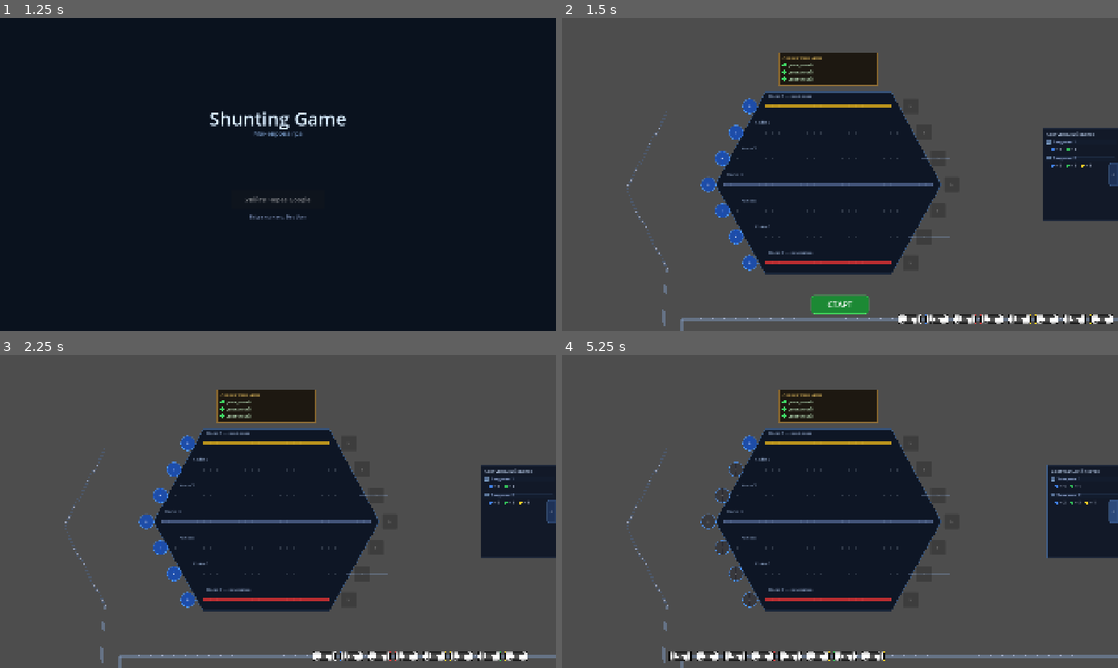
Above: before the commit, frames 1-4 (two rows, left to right).
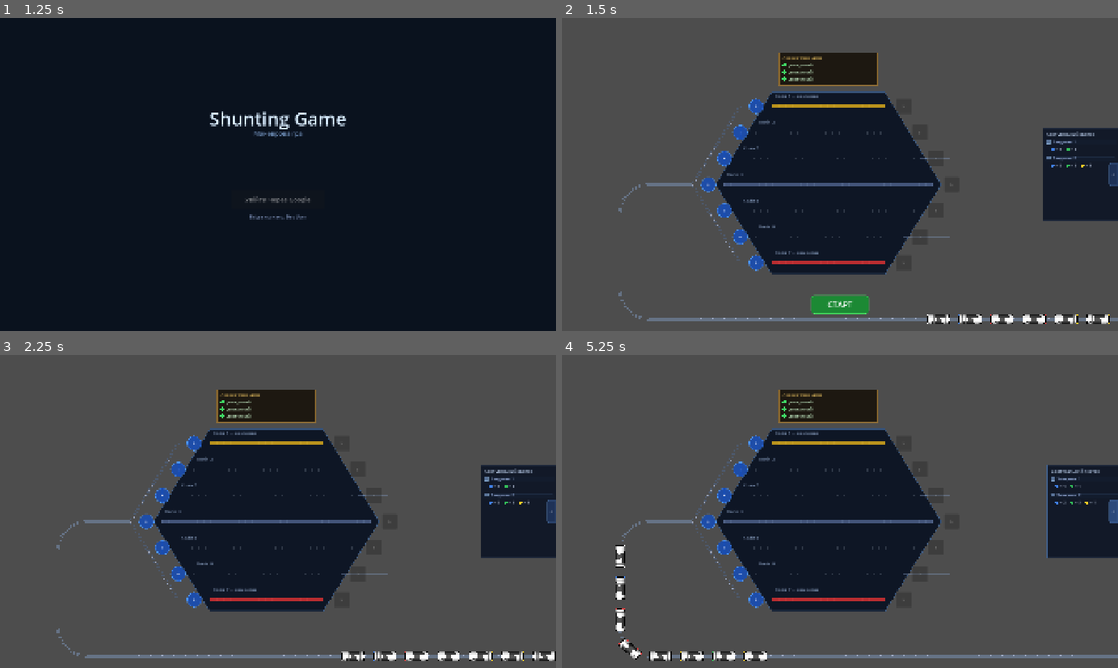
Above: after the commit, the same moments.

Repository: Fenimors99/shunting-game
Game: Godot game, scene res://scenes/LoginScreen.tscn
Same seed, same stepped clock (60 frames per second), same inputs: the game is played once before the commit and once after it.
Inputs:
- Up to frame 1 (1.25 s): click "Увійти через Google" at 0.5 s
- Up to frame 2 (1.5 s): tap Enter at 1.25 s
- Up to frame 3 (2.25 s): click "СТАРТ" at 2 s
- Up to frame 4 (5.25 s): click "+" at 2.75 s; click "+" at 3.5 s; click "<" at 4.25 s; click ">" at 5 s

Frame 1 is identical in both runs. In frame 2, 3.1% of the frame differs, in the area x 10-100%, y 23-100%; in frame 3, 3.2%; in frame 4, 3.8%, in the area x 9-69%, y 23-100%.

Commit message:
refactor(queue): L-arc path, wagon rotation, fix premature dequeue
- Replace bezier arc with clean L-shape (two quarter-circles + vertical)
- Wagon rotation now follows path tangent in queue and track animation
- Fix: front wagon stays in _wagons until assigned (prevents phantom spawn)
- unblock() now handles reparent; _rotation_at_dist() added to Queue
- WAGON_GAP 95→110 to prevent overlap on curved sections
- Remove dead QUEUE_ARC_X, ENTRY_ARC_DEPTH, _cubic_bezier_pts
- Rename get_tail_global_x → get_tail_x

Diff:
--- a/scripts/GameScreen.gd
+++ b/scripts/GameScreen.gd
@@ -7,10 +7,12 @@
 @onready var task_panel:         TaskPanel   = $TaskPanel
 @onready var task_toggle_button: Button      = $TaskToggleButton
 
+# Вагон, що стоїть в центральній точці і чекає призначення на колію
+var _wagon_at_center: Wagon = null
+
 func _ready() -> void:
 	queue.position.y = Layout.QUEUE_Y
-	queue.wagon_entered_track.connect(_on_wagon_entered_track)
-	queue.queue_blocked.connect(_on_queue_blocked)
+	queue.wagon_at_center.connect(_on_wagon_at_center)
 	queue.queue_unblocked.connect(_on_queue_unblocked)
 	station.track_entry_tapped.connect(_on_track_entry_tapped)
 	station.track_exit_tapped.connect(_on_track_exit_tapped)
@@ -29,6 +31,15 @@
 
 func _on_all_tasks_completed() -> void:
 	get_tree().change_scene_to_file("res://scenes/VictoryScreen.tscn")
+
+# Вагон доїхав до центру по кривій черзі — чекає призначення на колію
+func _on_wagon_at_center(wagon: Wagon) -> void:
+	_wagon_at_center = wagon
+	wagon.start_blocking()
+	station.set_entry_filter(wagon.wagon_type)
+
+func _on_queue_unblocked() -> void:
+	station.clear_entry_filter()
 
 func _create_start_button() -> void:
 	var btn := Button.new()
@@ -63,25 +74,19 @@
 	btn.queue_free()
 	queue.start()
 
-func _on_queue_blocked(wagon: Wagon) -> void:
-	station.set_entry_filter(wagon.wagon_type)
-
-func _on_queue_unblocked() -> void:
-	station.clear_entry_filter()
-
 func _on_track_entry_tapped(track_index: int) -> void:
-	if not queue.is_blocked():
+	if _wagon_at_center == null:
 		return
 	if station.is_track_full(track_index):
 		return
-	var wagon := queue.get_front_wagon()
-	if wagon and not Layout.is_wagon_compatible(wagon.wagon_type, track_index):
+	if not Layout.is_wagon_compatible(_wagon_at_center.wagon_type, track_index):
 		return
-	queue.resolve_block(track_index)
-
-func _on_wagon_entered_track(wagon: Wagon, track_index: int) -> void:
+	var wagon := _wagon_at_center
+	_wagon_at_center = null
+	wagon.stop_blocking()
+	queue.unblock()
 	var slot: int = station.reserve_slot(track_index)
-	var path := Layout.get_entry_path(track_index, slot)
+	var path := Layout.get_track_path_from_center(track_index, slot)
 	_animate_along_path(wagon, path, func():
 		wagon.rotation = 0.0
 		station.place_wagon(wagon, track_index, slot)
@@ -105,6 +110,9 @@
 				var seg_len := cumul[i] - cumul[i - 1]
 				var seg_t   := 0.0 if seg_len < 0.001 else (d - cumul[i - 1]) / seg_len
 				wagon.position = path[i - 1].lerp(path[i], clampf(seg_t, 0.0, 1.0))
+				var seg_dir := path[i] - path[i - 1]
+				if seg_dir.length_squared() > 0.0001:
+					wagon.rotation = seg_dir.angle()
 				break,
 		0.0, 1.0, total / Layout.SPEED
 	)
@@ -139,7 +147,7 @@
 		tween.tween_callback(wagon.queue_free)
 
 func _return_to_queue(wagons: Array) -> void:
-	var base_x := queue.get_tail_global_x() + Layout.WAGON_GAP
+	var base_x := queue.get_tail_x() + Layout.WAGON_GAP
 	for i in wagons.size():
 		var wagon: Wagon = wagons[i]
 		var dest := Vector2(base_x + i * Layout.WAGON_GAP, Layout.QUEUE_Y)
--- a/scripts/Layout.gd
+++ b/scripts/Layout.gd
@@ -7,10 +7,9 @@
 const JUNCTION_X    := 240.0
 const QUEUE_Y       := 1039.0
 # Вертикальна розподільна рейка
-const DIST_RAIL_X   := 220.0
-# Де горизонтальна черга закінчується і починається дуга вгору
-# = DIST_RAIL_X + (QUEUE_Y - track_7_y), щоб дуга була рівномірною
-const QUEUE_ARC_X   := DIST_RAIL_X + QUEUE_Y - (TRACK_TOP + (TRACK_COUNT - 1) * TRACK_SPACING)
+const DIST_RAIL_X   := 450.0
+# Центральна колія (trunk) — Колія 4 (індекс 1-based)
+const CENTER_TRACK  := 4
 
 const STATION_LEFT  := 560.0
 const STATION_RIGHT := 1280.0
@@ -21,10 +20,15 @@
 const SPEED := 440.0
 
 # Відстань між центрами вагонів
-const WAGON_GAP := 95.0
+const WAGON_GAP := 110.0
 
 # Скільки вагонів видно знизу одразу
 const QUEUE_VISIBLE_LIMIT := 8
+
+# X де горизонтальна черга закінчується і починається L-поворот
+const QUEUE_STOP_X := 200.0
+# Радіус заокруглення кутів L-повороту
+const QUEUE_ARC_R  := 100.0
 
 # Раз на скільки секунд випускається новий вагон із-за екрана
 const QUEUE_SPAWN_INTERVAL := 1.0
@@ -38,9 +42,6 @@
 # Місткості колій — симетричний шестикутник навколо центральної колії
 const TRACK_CAPACITIES   := { 1: 4, 2: 5, 3: 6, 4: 7, 5: 6, 6: 5, 7: 4 }
 const MAX_TRACK_CAPACITY := 7   # місткість центральної (найдовшої) колії
-
-# Глибина петлі вхідної дуги нижче QUEUE_Y
-const ENTRY_ARC_DEPTH := 350.0
 
 static func get_track_y(track_index: int) -> float:
 	return TRACK_TOP + (track_index - 1) * TRACK_SPACING
@@ -58,31 +59,60 @@
 	var cap_diff := float(MAX_TRACK_CAPACITY - get_track_capacity(track_index))
 	return DIST_RAIL_X + (cap_diff / 2.0) * WAGON_GAP
 
-# Нижня точка розподільної рейки (колія 7)
-static func get_dist_rail_bottom() -> Vector2:
-	return Vector2(get_dist_rail_x(TRACK_COUNT), get_track_y(TRACK_COUNT) + 20.0)
+# Точка входу в центральну колію (trunk) — куди приходить дуга з черги.
+static func get_center_entry_point() -> Vector2:
+	return Vector2(get_dist_rail_x(CENTER_TRACK), get_track_y(CENTER_TRACK))
 
-# Масив точок вхідної дуги (черга → низ розподільної рейки)
-static func get_entry_arc(steps: int = 48) -> PackedVector2Array:
-	var bot := get_dist_rail_bottom()
-	return _cubic_bezier_pts(
-		Vector2(QUEUE_ARC_X, QUEUE_Y),
-		Vector2(QUEUE_ARC_X, QUEUE_Y + ENTRY_ARC_DEPTH),
-		Vector2(bot.x - 50.0, QUEUE_Y + ENTRY_ARC_DEPTH),
-		Vector2(bot.x, bot.y),
-		steps
-	)
+# Маршрут від горизонтальної черги до центрального входу в станцію.
+# Форма: горизонталь → чверть-коло → вертикаль → чверть-коло → горизонталь у центр.
+static func get_entry_arc(steps_per_arc: int = 24) -> PackedVector2Array:
+	var center := get_center_entry_point()
+	var R := QUEUE_ARC_R
+
+	# Кут 1 (знизу): горизонталь → вертикаль
+	var c1 := Vector2(QUEUE_STOP_X + R, QUEUE_Y - R)
+	# Кут 2 (вгорі): вертикаль → горизонталь у центр
+	var c2 := Vector2(QUEUE_STOP_X + R, center.y + R)
+
+	var pts := PackedVector2Array()
+	pts.append(Vector2(QUEUE_STOP_X + R, QUEUE_Y))
+
+	for i in range(1, steps_per_arc + 1):
+		var angle := PI * 0.5 + float(i) / steps_per_arc * PI * 0.5
+		pts.append(c1 + Vector2(cos(angle), sin(angle)) * R)
+
+	pts.append(Vector2(QUEUE_STOP_X, center.y + R))
+
+	for i in range(1, steps_per_arc + 1):
+		var angle := PI + float(i) / steps_per_arc * PI * 0.5
+		pts.append(c2 + Vector2(cos(angle), sin(angle)) * R)
+
+	pts.append(center)
+	return pts
 
 # Повний маршрут від точки зупинки черги до слоту на колії.
 # Використовується і для малювання рейок, і для анімації вагонів.
+#
+# Топологія:
+#   черга → дуга → центр (колія 4)
+#                       ├─ вгору → колія 3 → 2 → 1
+#                       │  (trunk, пряме продовження)
+#                       └─ вниз  → колія 5 → 6 → 7
 static func get_entry_path(track_index: int, slot: int) -> PackedVector2Array:
 	var pts := PackedVector2Array()
-	# 1. Петля-дуга вниз і вгору до низу розподільної рейки
+	# 1. Дуга від черги до центру (колія 4)
 	pts.append_array(get_entry_arc())
-	# 2. По розподільній рейці вгору до потрібної колії
-	for i in range(TRACK_COUNT, track_index - 1, -1):
-		pts.append(Vector2(get_dist_rail_x(i), get_track_y(i) + 20.0))
-	# 3. Маленька стрілка-відгалуження в колію
+	# 2. Розподільна рейка від центру до цільової колії
+	if track_index < CENTER_TRACK:
+		# Вгору: через колії 3 → 2 → 1 (зупиняємось на потрібній)
+		for i in range(CENTER_TRACK - 1, track_index - 1, -1):
+			pts.append(Vector2(get_dist_rail_x(i), get_track_y(i)))
+	elif track_index > CENTER_TRACK:
+		# Вниз: через колії 5 → 6 → 7 (зупиняємось на потрібній)
+		for i in range(CENTER_TRACK + 1, track_index + 1):
+			pts.append(Vector2(get_dist_rail_x(i), get_track_y(i)))
+	# track_index == CENTER_TRACK: вже в центрі, не рухаємось
+	# 3. Відгалуження в колію
 	var dx := get_dist_rail_x(track_index)
 	var ty := get_track_y(track_index)
 	pts.append(Vector2(dx + 28.0, ty))
@@ -90,14 +120,23 @@
 	pts.append(Vector2(get_slot_x(track_index, slot), ty))
 	return pts
 
-static func _cubic_bezier_pts(p0: Vector2, p1: Vector2, p2: Vector2, p3: Vector2,
-		steps: int = 48) -> PackedVector2Array:
+# Маршрут від центральної точки (кінець дуги) до слоту на колії.
+# Використовується коли вагон вже стоїть в центрі після проїзду дуги.
+static func get_track_path_from_center(track_index: int, slot: int) -> PackedVector2Array:
 	var pts := PackedVector2Array()
-	for i in range(steps + 1):
-		var t  := float(i) / steps
-		var mt := 1.0 - t
-		pts.append(mt*mt*mt*p0 + 3.0*mt*mt*t*p1 + 3.0*mt*t*t*p2 + t*t*t*p3)
+	pts.append(get_center_entry_point())
+	if track_index < CENTER_TRACK:
+		for i in range(CENTER_TRACK - 1, track_index - 1, -1):
+			pts.append(Vector2(get_dist_rail_x(i), get_track_y(i)))
+	elif track_index > CENTER_TRACK:
+		for i in range(CENTER_TRACK + 1, track_index + 1):
+			pts.append(Vector2(get_dist_rail_x(i), get_track_y(i)))
+	var dx := get_dist_rail_x(track_index)
+	var ty := get_track_y(track_index)
+	pts.append(Vector2(dx + 28.0, ty))
+	pts.append(Vector2(get_slot_x(track_index, slot), ty))
 	return pts
+
 
 const EXIT_LOADING_POS  := Vector2(2200.0,  540.0)
 const EXIT_REPAIR_POS   := Vector2(2200.0, 1250.0)
--- a/scripts/Queue.gd
+++ b/scripts/Queue.gd
@@ -3,19 +3,60 @@
 
 const WAGON_SCENE := preload("res://scenes/Wagon.tscn")
 
-signal wagon_entered_track(wagon: Wagon, track_index: int)
-signal queue_blocked(wagon: Wagon)
+# Емітується коли передній вагон доїхав до кінця дуги (центр) і чекає призначення
+signal wagon_at_center(wagon: Wagon)
 signal queue_unblocked()
 
 var _wagons: Array[Wagon] = []
+var _wagon_dists: Array[float] = []  # відстань від центру для кожного вагона
+
 var _blocked: bool = false
 var _running: bool = false
 var _spawn_timer: float = 0.0
 
+# Дуга, перевернута: _arc_pts[0] = центр, _arc_pts[-1] = QUEUE_STOP_X
+var _arc_pts: PackedVector2Array
+var _arc_cumul: Array[float]
+var _arc_length: float
+
 
 func _ready() -> void:
+	_precompute_arc()
 	for i in Layout.QUEUE_VISIBLE_LIMIT:
 		_spawn_wagon(false)
+
+
+func _precompute_arc() -> void:
+	var arc := Layout.get_entry_arc()
+	_arc_pts = PackedVector2Array()
+	# Реверсуємо: центр → QUEUE_STOP_X стає індексом 0
+	for i in range(arc.size() - 1, -1, -1):
+		_arc_pts.append(arc[i])
+	_arc_cumul = [0.0]
+	for i in range(1, _arc_pts.size()):
+		_arc_cumul.append(_arc_cumul[i - 1] + _arc_pts[i - 1].distance_to(_arc_pts[i]))
+	_arc_length = _arc_cumul[-1] if not _arc_cumul.is_empty() else 0.0
+
+
+# Відстань від центру → локальна позиція у просторі Queue вузла.
+# d=0  → центр (кінець дуги)
+# d>0  → на дузі або горизонтальній частині
+func _position_at_dist(d: float) -> Vector2:
+	# Queue вузол розміщений в (0, QUEUE_Y) → глобальні точки дуги потрібно перевести в локальні
+	var queue_offset := Vector2(0.0, Layout.QUEUE_Y)
+	if d <= 0.0:
+		return _arc_pts[0] - queue_offset
+	if d < _arc_length:
+		for i in range(1, _arc_pts.size()):
+			if _arc_cumul[i] >= d or i == _arc_pts.size() - 1:
+				var seg_len := _arc_cumul[i] - _arc_cumul[i - 1]
+				var t := 0.0 if seg_len < 0.001 else clampf((d - _arc_cumul[i - 1]) / seg_len, 0.0, 1.0)
+				return _arc_pts[i - 1].lerp(_arc_pts[i], t) - queue_offset
+		return _arc_pts[-1] - queue_offset
+	else:
+		# Горизонтальна частина: продовження від кінця дуги праворуч
+		var extra := d - _arc_length
+		return (_arc_pts[-1] - Vector2(0.0, Layout.QUEUE_Y)) + Vector2(extra, 0.0)
 
 
 func start() -> void:
@@ -26,10 +67,8 @@
 func _process(delta: float) -> void:
 	if not _running:
 		return
-
 	_move_wagons(delta)
 	_try_spawn_by_timer(delta)
-
 	if not _blocked:
 		_check_front_wagon()
 
@@ -39,47 +78,60 @@
 func _move_wagons(delta: float) -> void:
 	if _wagons.is_empty():
 		return
-
 	var step := Layout.SPEED * delta
 
-	# Первый вагон едет только если очередь не заблокирована
-	if not _blocked:
-		var front: Wagon = _wagons[0]
-		front.position.x -= step
+	# Коли заблоковано — wagon[0] повністю заморожений,
+	# решта рухається і зупиняється за ним через spacing нижче.
+	var start_idx := 1 if _blocked else 0
+	for i in range(start_idx, _wagons.size()):
+		_wagon_dists[i] -= step
 
-	# Остальные вагоны подтягиваются к предыдущему
+	# wagon[0] не може проїхати повз центр (d=0) якщо не заблокований
+	if not _blocked and not _wagons.is_empty() and _wagon_dists[0] < 0.0:
+		_wagon_dists[0] = 0.0
+
+	# Дотримання мінімальної відстані між вагонами
 	for i in range(1, _wagons.size()):
-		var prev: Wagon = _wagons[i - 1]
-		var current: Wagon = _wagons[i]
+		var min_dist := _wagon_dists[i - 1] + Layout.WAGON_GAP
+		if _wagon_dists[i] < min_dist:
+			_wagon_dists[i] = min_dist
 
-		var target_x := prev.position.x + Layout.WAGON_GAP
-		var new_x := current.position.x - step
+	# Оновлення позицій і напрямку
+	for i in range(_wagons.size()):
+		_wagons[i].position = _position_at_dist(_wagon_dists[i])
+		_wagons[i].rotation = _rotation_at_dist(_wagon_dists[i])
 
-		# Вагон едет влево, но не может встать ближе, чем нужно
-		current.position.x = maxf(target_x, new_x)
+
+func _rotation_at_dist(d: float) -> float:
+	var eps := 2.0
+	var p_ahead  := _position_at_dist(maxf(0.0, d - eps))
+	var p_behind := _position_at_dist(d + eps)
+	var dir := p_ahead - p_behind
+	if dir.length_squared() < 0.0001:
+		return PI
+	return dir.angle()
 
 
 func _check_front_wagon() -> void:
-	if _wagons.is_empty():
+	if _wagons.is_empty() or _wagon_dists[0] > 0.0:
 		return
-
-	var front: Wagon = _wagons[0]
-	if front.position.x > Layout.QUEUE_ARC_X:
-		return
-
-	_block(front)
+	_blocked = true
+	wagon_at_center.emit(_wagons[0])
 
 
-func _dispatch(wagon: Wagon, track_index: int) -> void:
+func unblock() -> void:
+	if not _blocked:
+		return
+	var wagon := _wagons[0]
 	_wagons.remove_at(0)
+	_wagon_dists.remove_at(0)
 	wagon.reparent(get_parent(), true)
-	wagon_entered_track.emit(wagon, track_index)
+	_blocked = false
+	queue_unblocked.emit()
 
 
-func _block(wagon: Wagon) -> void:
-	_blocked = true
-	wagon.start_blocking()
-	queue_blocked.emit(wagon)
+func is_blocked() -> bool:
+	return _blocked
 
 
 # --- Спавн ---
@@ -87,7 +139,6 @@
 func _create_random_wagon() -> Wagon:
 	var w: Wagon = WAGON_SCENE.instantiate()
 	var roll := randi() % 5
-
 	if roll == 0:
 		w.wagon_type = Wagon.WagonType.BROKEN
 	elif roll == 1:
@@ -95,64 +146,48 @@
 	else:
 		w.wagon_type = Wagon.WagonType.NORMAL
 		w.color_id = randi() % Wagon.NORMAL_COLORS.size() as Wagon.WagonColorId
-
 	w.rotation = PI
 	return w
 
 
 func _spawn_wagon(spawn_offscreen: bool) -> void:
-	var w: Wagon = _create_random_wagon()
-	var base_x: float = Layout.QUEUE_START_X if _wagons.is_empty() else _wagons.back().position.x + Layout.WAGON_GAP
-	var spawn_x: float = maxf(Layout.QUEUE_OFFSCREEN_SPAWN_X, base_x) if spawn_offscreen else base_x
-	w.position = Vector2(spawn_x, 0.0)
+	var w := _create_random_wagon()
+	var start_dist: float
+	if _wagon_dists.is_empty():
+		start_dist = _arc_length + (Layout.QUEUE_START_X - Layout.QUEUE_STOP_X)
+	else:
+		start_dist = _wagon_dists.back() + Layout.WAGON_GAP
+	if spawn_offscreen:
+		var offscreen_dist := _arc_length + (Layout.QUEUE_OFFSCREEN_SPAWN_X - Layout.QUEUE_STOP_X)
+		start_dist = maxf(offscreen_dist, start_dist)
+	w.position = _position_at_dist(start_dist)
 	add_child(w)
 	_wagons.append(w)
+	_wagon_dists.append(start_dist)
 
 
 func _try_spawn_by_timer(delta: float) -> void:
 	if _wagons.size() >= Layout.QUEUE_VISIBLE_LIMIT:
 		return
-
 	_spawn_timer += delta
-
 	if _spawn_timer < Layout.QUEUE_SPAWN_INTERVAL:
 		return
-
 	_spawn_timer = 0.0
 	_spawn_wagon(true)
 
 
-func get_front_wagon() -> Wagon:
-	return _wagons[0] if not _wagons.is_empty() else null
+# --- Повернення вагона з станції ---
 
-
-# --- Призначення ---
-
-func resolve_block(track_index: int) -> void:
-	if not _blocked or _wagons.is_empty():
-		return
-
-	var front: Wagon = _wagons[0]
-	front.stop_blocking()
-	_blocked = false
-	queue_unblocked.emit()
-	_dispatch(front, track_index)
-
-
-func is_blocked() -> bool:
-	return _blocked
-
-
-# --- Повернення вагона з станції в хвіст черги ---
-
-func get_tail_global_x() -> float:
-	if _wagons.is_empty():
-		return Layout.QUEUE_START_X
-
-	return _wagons.back().position.x
+func get_tail_x() -> float:
+	if _wagon_dists.is_empty():
+		return Layout.QUEUE_STOP_X + _arc_length + Layout.WAGON_GAP
+	return _position_at_dist(_wagon_dists.back()).x
 
 
 func receive_wagon(wagon: Wagon) -> void:
 	wagon.reparent(self, true)
 	wagon.stop_blocking()
+	var tail_dist: float = (_wagon_dists.back() + Layout.WAGON_GAP) if not _wagon_dists.is_empty() else (_arc_length + Layout.WAGON_GAP)
+	wagon.position = _position_at_dist(tail_dist)
 	_wagons.append(wagon)
+	_wagon_dists.append(tail_dist)
--- a/scripts/Station.gd
+++ b/scripts/Station.gd
@@ -166,21 +166,29 @@
 	var rail_color := Color(0.5, 0.6, 0.75, 0.5)
 	var thin_color := COLOR_BORDER
 
-	# Горизонтальна черга до точки зупинки
+	# 1. Горизонтальна черга до початку L-повороту
 	_draw_rail_segment(
 		Vector2(get_viewport_rect().size.x, Layout.QUEUE_Y),
-		Vector2(Layout.QUEUE_ARC_X, Layout.QUEUE_Y),
+		Vector2(Layout.QUEUE_STOP_X + Layout.QUEUE_ARC_R, Layout.QUEUE_Y),
 		rail_color
 	)
 
-	# Петля-дуга — ті самі точки що й для руху вагонів
+	# 2. Дуга від черги до центру (колія 4)
 	_draw_curved_rail(Layout.get_entry_arc(), rail_color)
 
-	# Розподільна рейка — ті самі точки що й для руху вагонів
-	for i in range(Layout.TRACK_COUNT, 1, -1):
+	# 3. Верхня гілка: центр (колія 4) → колія 3 → 2 → 1
+	for i in range(Layout.CENTER_TRACK - 1, 0, -1):
 		_draw_rail_segment(
-			Vector2(Layout.get_dist_rail_x(i),     Layout.get_track_y(i)     + 20.0),
-			Vector2(Layout.get_dist_rail_x(i - 1), Layout.get_track_y(i - 1) + 20.0),
+			Vector2(Layout.get_dist_rail_x(i + 1), Layout.get_track_y(i + 1)),
+			Vector2(Layout.get_dist_rail_x(i),     Layout.get_track_y(i)),
+			thin_color
+		)
+
+	# 4. Нижня гілка: центр (колія 4) → колія 5 → 6 → 7
+	for i in range(Layout.CENTER_TRACK + 1, Layout.TRACK_COUNT + 1):
+		_draw_rail_segment(
+			Vector2(Layout.get_dist_rail_x(i - 1), Layout.get_track_y(i - 1)),
+			Vector2(Layout.get_dist_rail_x(i),     Layout.get_track_y(i)),
 			thin_color
 		)
 
